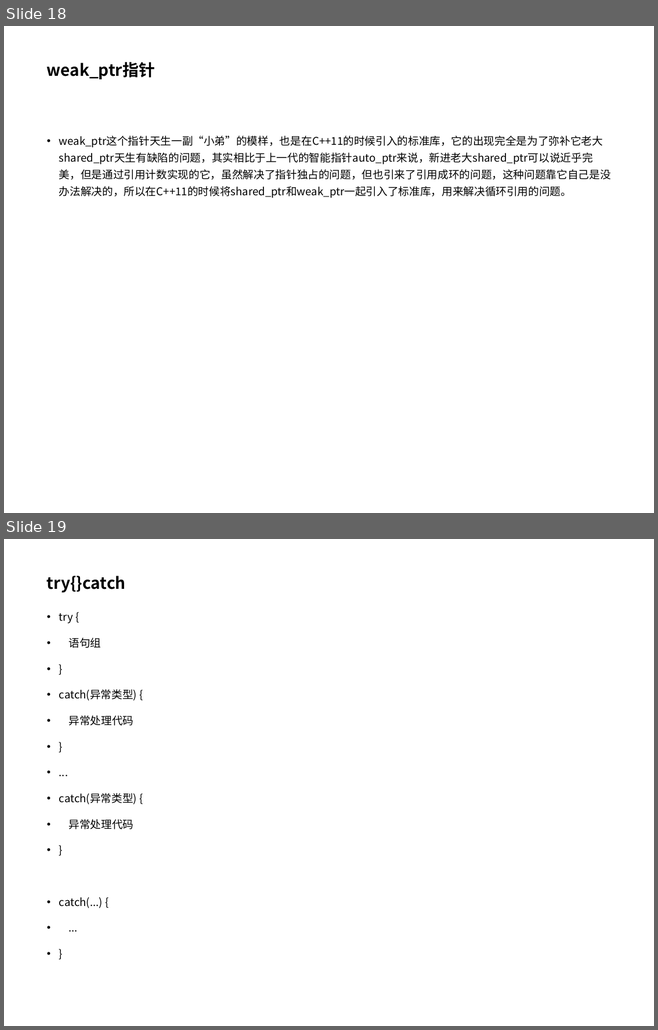
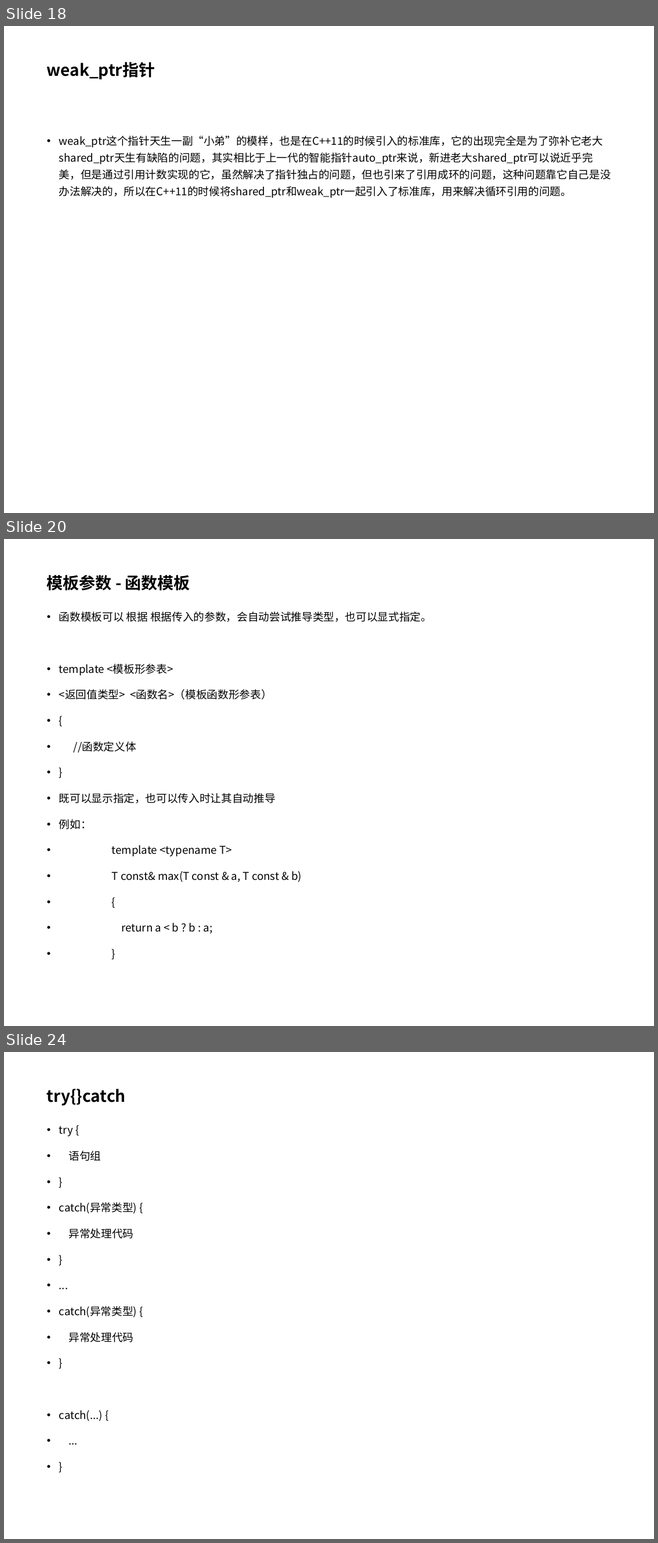
Before and after one commit to pointer1618/projects, a slide deck: lan7/c++11特性.ppt. Shown one above the other, each under a label of ours: slides 18 and 19 before the commit, slides 18, 20 and 24 after it; the slides between them are not shown. The pictures are 658x1030 and 658x1543 pixels, drawn with LibreOffice and Linux fonts; fonts in the diff are those of the drawing; background and template pictures are left out. Boxes give left, top, right and bottom in pixels: in the first picture for what was removed or moved away, otherwise in the second. Text is boxed around its words. In the diff, an @@ line names an element or a change of style, - is before the commit and + after.

```diff
--- a/lan7/c++11特性.ppt
+++ b/lan7/c++11特性.ppt
@@ slide 20 added at box(4, 539, 654, 1026), background #FFFFFF @@
@@ title added at box(47, 575, 190, 591), 18 pt, text #000000, bold @@
+模板参数 - 函数模板
@@ text added at box(59, 611, 431, 934), 12 pt, text #000000 @@
+• 函数模板可以 根据 根据传入的参数，会自动尝试推导类型，也可以显式指定。
+• template <模板形参表>
+• <返回值类型> <函数名>（模板函数形参表）
+• {
+• //函数定义体
+• }
+• 既可以显示指定，也可以传入时让其自动推导
+• 例如：
+• template <typename T>
+• T const& max(T const & a, T const & b)
+• {
+• return a < b ? b : a;
+• }
@@ what was slide 19 is now slide 24 @@
```
Also in this commit, not shown: 1 slide changed, 6 other slides added, 1 slide removed.
